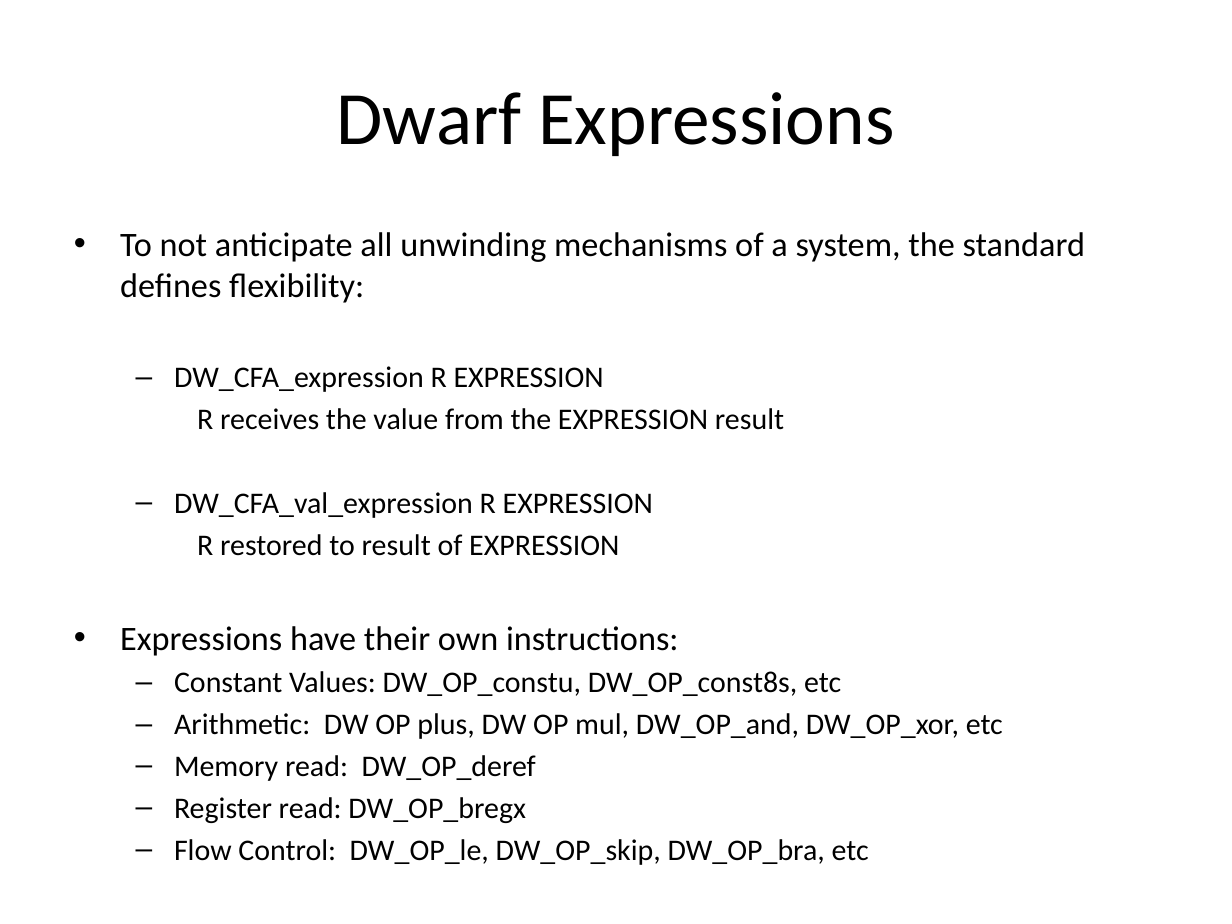
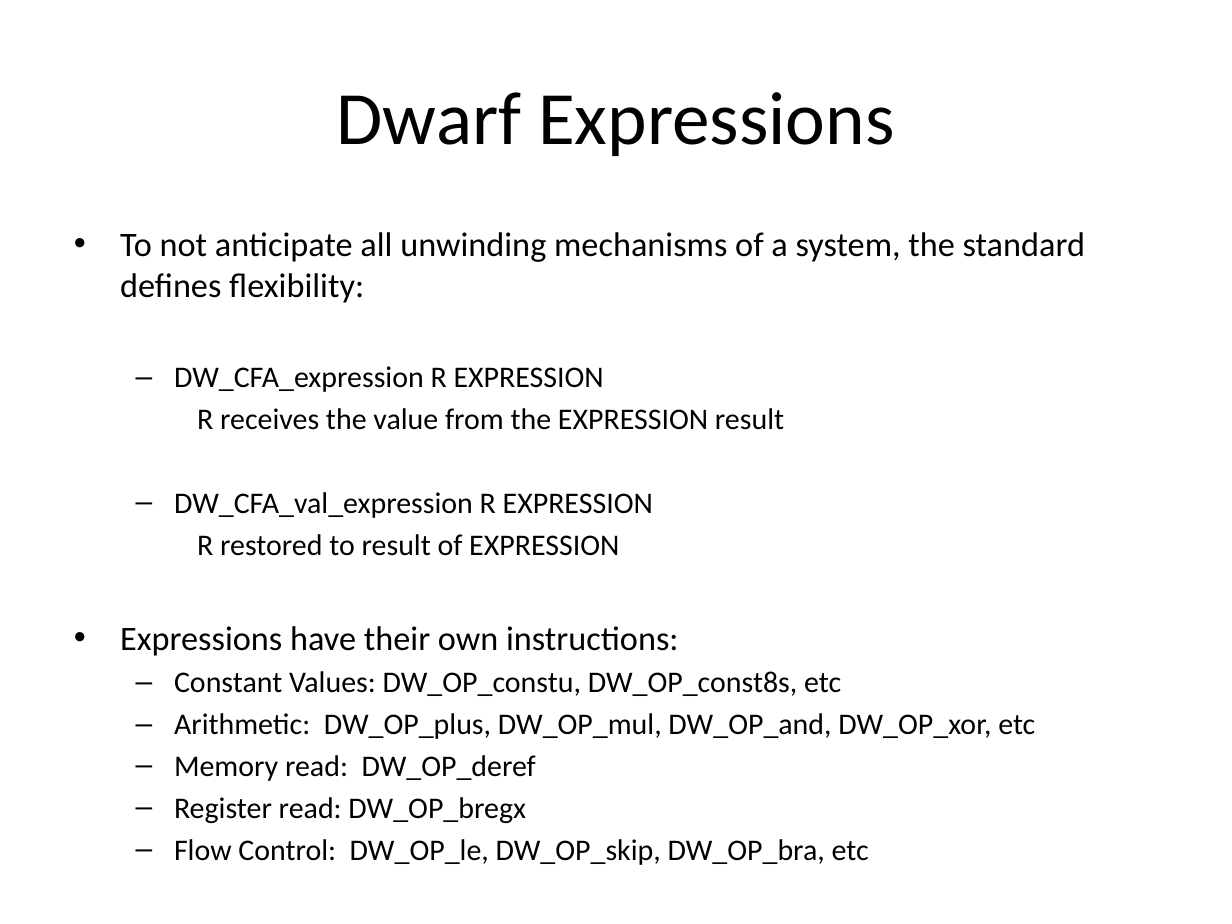
Before and after one commit to rrbranco/Defcon2012, a slide deck: slide 21 of JamesSergeyRodrigoDefcon2012.pptx. Drawn at 1232x924 pixels with LibreOffice and Linux fonts; fonts in the diff are those of the drawing. Boxes give left, top, right and bottom in pixels: in the first picture for what was removed or moved away, otherwise in the second. Text is boxed around its words. In the diff, an @@ line names an element or a change of style, - is before the commit and + after.

```diff
--- a/JamesSergeyRodrigoDefcon2012.pptx
+++ b/JamesSergeyRodrigoDefcon2012.pptx
@@ text at (174,713,1035,739): text changed @@
-  – Arithmetic: DW OP plus, DW OP mul, DW_OP_and, DW_OP_xor, etc
+  – Arithmetic: DW_OP_plus, DW_OP_mul, DW_OP_and, DW_OP_xor, etc
```
Also in this commit, not shown: 10 other slides changed, 1 slide added, 1 slide removed.
